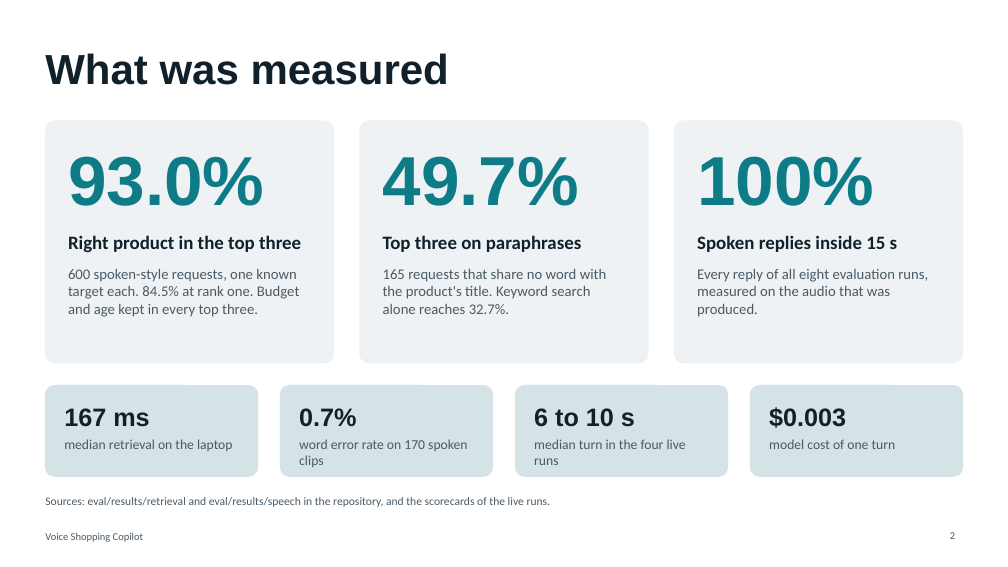
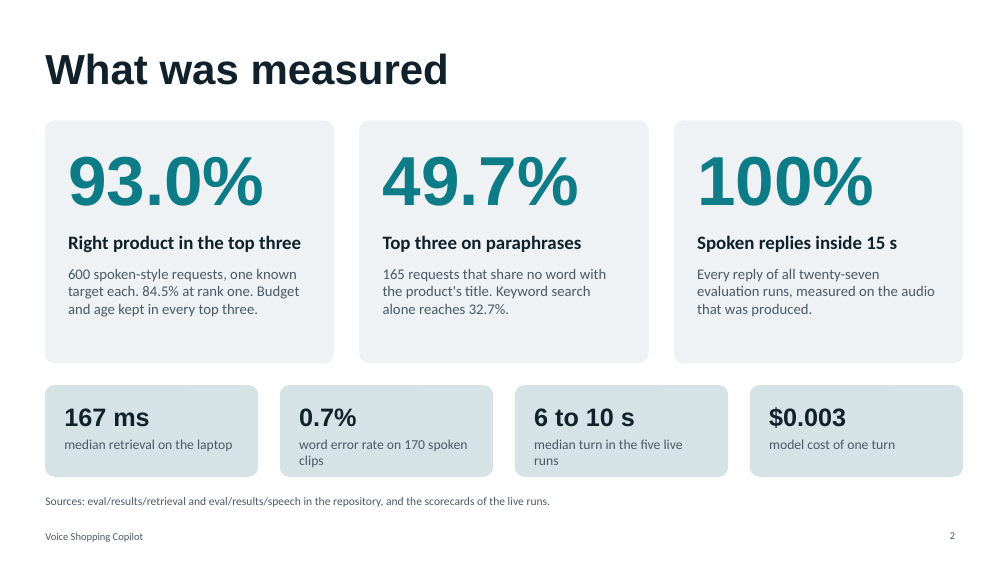
Before and after one commit to MohanLi/voice-shopping-copilot, a slide deck: slide 2 of docs/slides/Voice-Shopping-Copilot-demo.pptx. Drawn at 1008x567 pixels with LibreOffice and Linux fonts; fonts in the diff are those of the drawing. Boxes give left, top, right and bottom in pixels: in the first picture for what was removed or moved away, otherwise in the second. Text is boxed around its words. In the diff, an @@ line names an element or a change of style, - is before the commit and + after.

```diff
--- a/docs/slides/Voice-Shopping-Copilot-demo.pptx
+++ b/docs/slides/Voice-Shopping-Copilot-demo.pptx
@@ text at (697, 269, 935, 317): text changed @@
-Every reply of all eight evaluation runs, measured on the audio that was produced.
+Every reply of all twenty-seven evaluation runs, measured on the audio that was produced.
@@ text at (534, 439, 683, 465): text changed @@
-median turn in the four live runs
+median turn in the five live runs
```
Also in this commit, not shown: 2 other slides changed, 12 other files.
